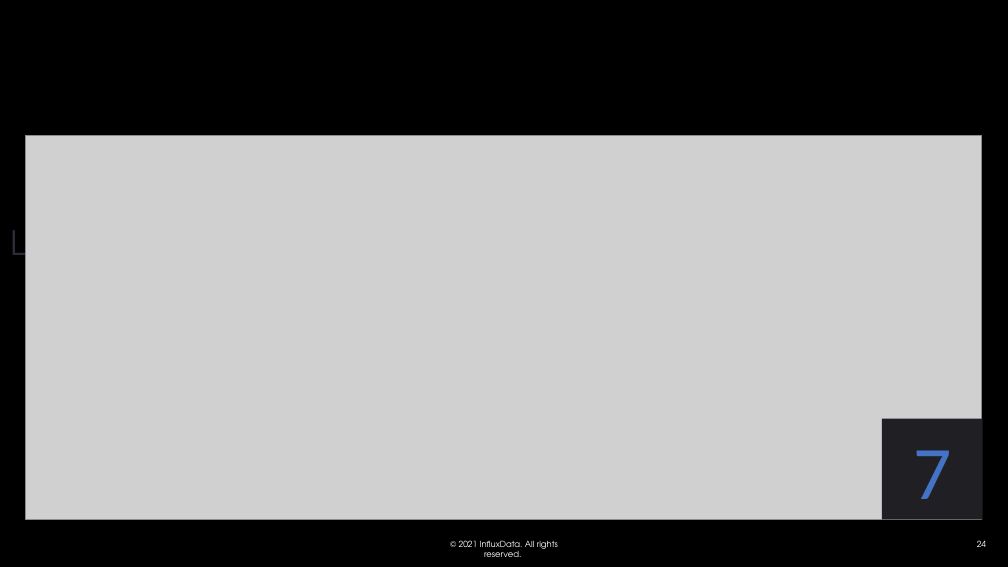
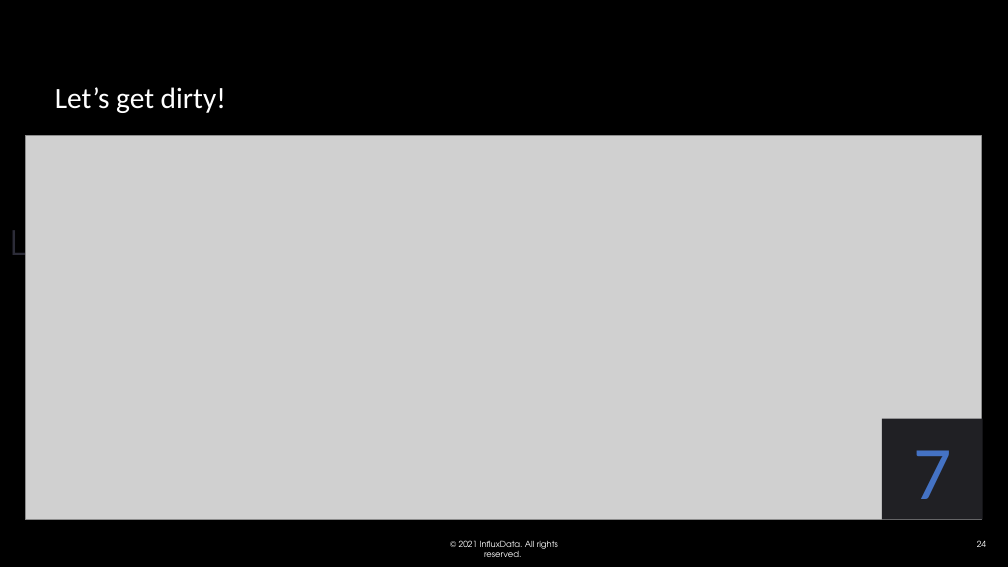
Before and after one commit to influxdata/influxdb-university, a slide deck: slide 24 of Training-material/day 1/04_advanced-data-analysis-map-UDF.pptx. Drawn at 1008x567 pixels with LibreOffice and Linux fonts; fonts in the diff are those of the drawing; grey boxes stand for pictures; background and template pictures are left out. Boxes give left, top, right and bottom in pixels: in the first picture for what was removed or moved away, otherwise in the second. Text is boxed around its words. In the diff, an @@ line names an element or a change of style, - is before the commit and + after.

```diff
--- a/Training-material/day 1/04_advanced-data-analysis-map-UDF.pptx
+++ b/Training-material/day 1/04_advanced-data-analysis-map-UDF.pptx
@@ text added at (x1=55, y1=87, x2=226, y2=113), 21 pt, text #FFFFFF @@
+Let’s get dirty!
```
Also in this commit, not shown: 12 other slides changed, 2 other files.
